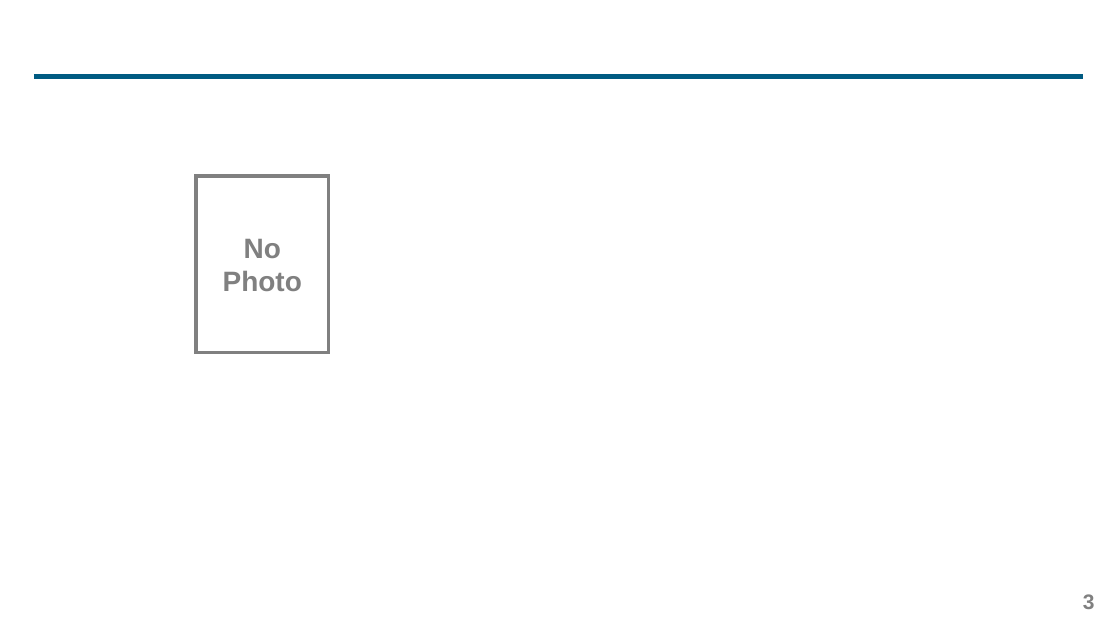
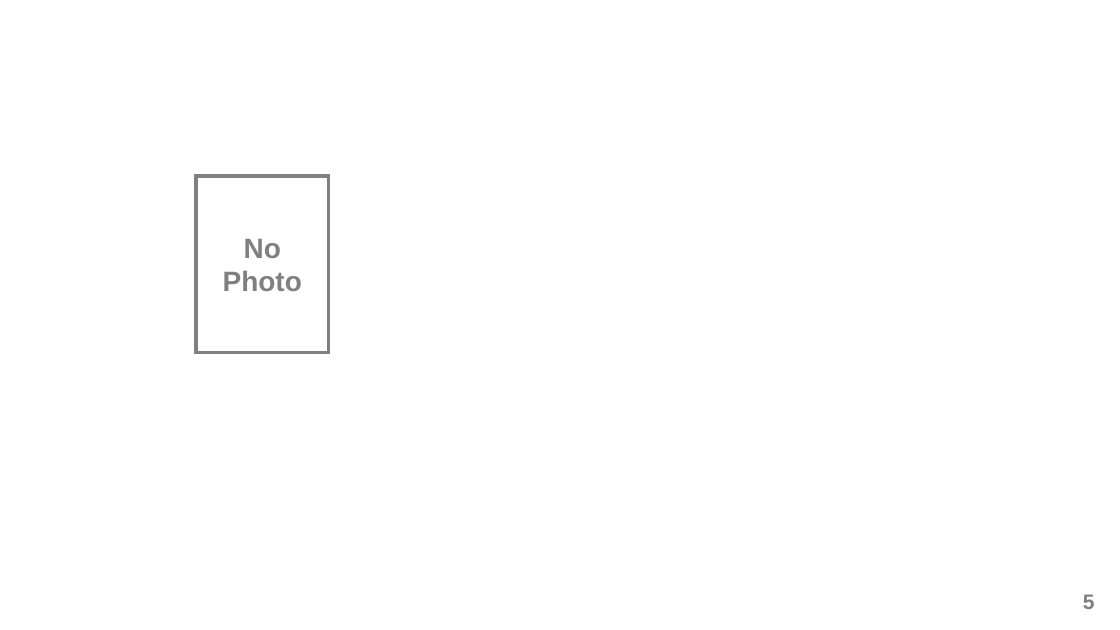
Before and after one commit to mathcatlab/hp, a slide deck: slide 5 of images/figures.pptx (slide 3 before the commit). Drawn at 1120x630 pixels with LibreOffice and Linux fonts; fonts in the diff are those of the drawing. Boxes give left, top, right and bottom in pixels: in the first picture for what was removed or moved away, otherwise in the second. Text is boxed around its words. In the diff, an @@ line names an element or a change of style, - is before the commit and + after.

```diff
--- a/images/figures.pptx
+++ b/images/figures.pptx
@@ line removed from (34, 77) to (1084, 77) @@
@@ page number at (x1=1083, y1=594, x2=1095, y2=609): text changed @@
-3
+5
```
Also in this commit, not shown: 2 slides added, 26 other files.
